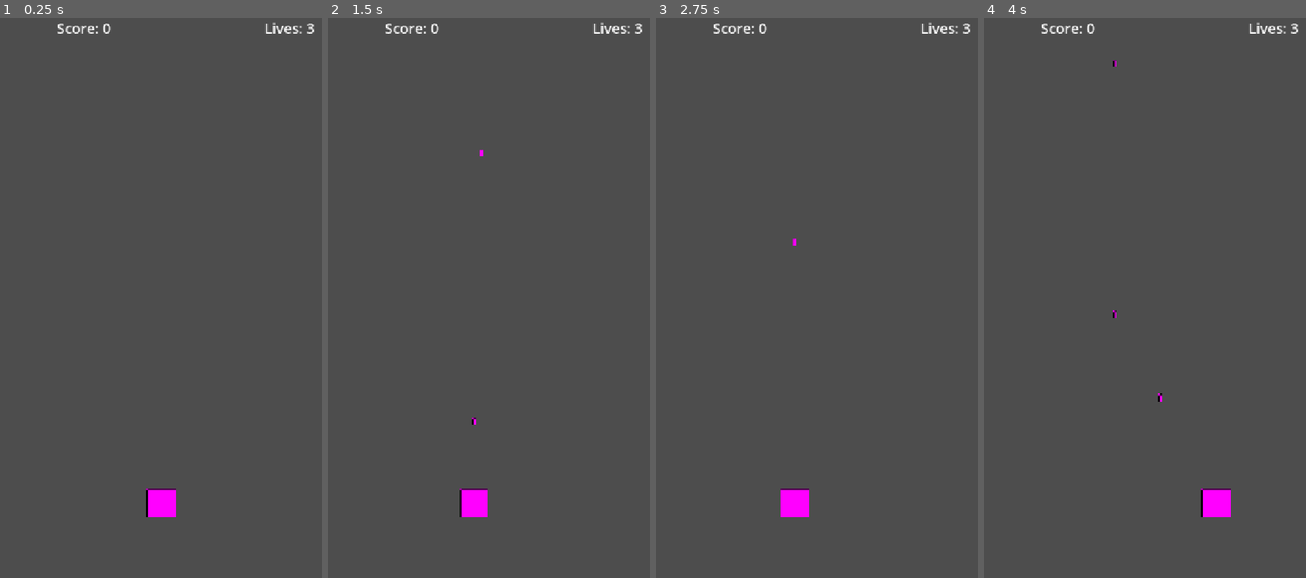
Above: before the commit, frames 1-4 (left to right).
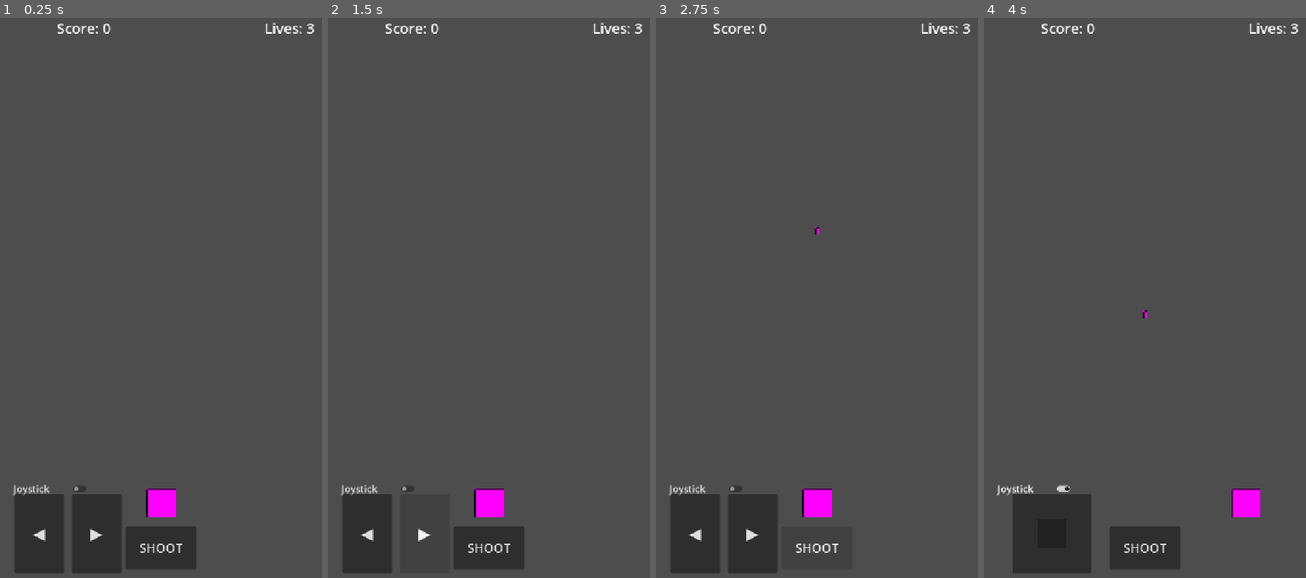
Above: after the commit, the same moments.

Repository: ahsan12345678910/Shooter
Game: Godot game, scene res://Main.tscn
The game is run twice, just before and just after one commit, with the same random seed, the same clock (stepped at 60 frames per second) and the same inputs.
Inputs (mouse positions are in pixels of both pictures, inside the frame that each line leads up to):
- Up to frame 1 (0.25 s): no input
- Up to frame 2 (1.5 s): click (366, 533) at 0.5 s, where only the run after the commit has a clickable "◀"; click (424, 533) at 1.25 s, where only the run after the commit has a clickable "▶"
- Up to frame 3 (2.75 s): click (817, 550) at 2 s, where only the run after the commit has a clickable "SHOOT"
- Up to frame 4 (4 s): click (1035, 488) at 2.75 s, where only the run after the commit has a clickable "Joystick"; tap Enter (ui_accept) at 3.5 s; move the mouse to (1215, 270) at 3.52 s; hold Right (ui_right) from 3.53 s (still down); hold Enter (ui_accept) from 3.53 s (still down); click (1215, 270) at 3.67 s

The runs differ from the first frame. In frame 1, 5.9% of the frame differs, in the area x 4-61%, y 83-99%; in frame 2, 4.4%; in frame 3, 5.2%; in frame 4, 6.2%, in the area x 4-86%, y 7-99%.

Commit message:
Mobile Controls

Diff:
--- a/MobileShooter/Main.tscn
+++ b/MobileShooter/Main.tscn
@@ -1,8 +1,9 @@
-[gd_scene load_steps=4 format=3 uid="uid://c8main01scene2d"]
+[gd_scene load_steps=5 format=3 uid="uid://c8main01scene2d"]
 
 [ext_resource type="Script" path="res://main.gd" id="1_main"]
 [ext_resource type="Script" path="res://enemy_spawner.gd" id="2_spawner"]
 [ext_resource type="PackedScene" uid="uid://bqx8player01scene" path="res://Player.tscn" id="3_player"]
+[ext_resource type="PackedScene" uid="uid://dmobilecontrols01" path="res://MobileControls.tscn" id="4_mobile_controls"]
 
 [node name="Main" type="Node2D"]
 script = ExtResource("1_main")
@@ -19,7 +20,10 @@
 
 [node name="UI" type="CanvasLayer" parent="."]
 
+[node name="MobileControls" parent="UI" instance=ExtResource("4_mobile_controls")]
+
 [node name="HUD" type="Control" parent="UI"]
+mouse_filter = 2
 layout_mode = 3
 anchors_preset = 10
 anchor_right = 1.0
--- /dev/null
+++ b/MobileShooter/MobileControls.tscn
@@ -0,0 +1,113 @@
+[gd_scene load_steps=3 format=3 uid="uid://dmobilecontrols01"]
+
+[ext_resource type="Script" path="res://mobile_controls.gd" id="1_controls"]
+[ext_resource type="Script" path="res://virtual_joystick.gd" id="2_joystick"]
+
+[node name="MobileControls" type="Control"]
+layout_mode = 3
+anchors_preset = 15
+anchor_right = 1.0
+anchor_bottom = 1.0
+grow_horizontal = 2
+grow_vertical = 2
+mouse_filter = 2
+script = ExtResource("1_controls")
+
+[node name="BottomBar" type="Control" parent="."]
+layout_mode = 1
+anchors_preset = 12
+anchor_top = 1.0
+anchor_right = 1.0
+anchor_bottom = 1.0
+offset_top = -240.0
+grow_horizontal = 2
+grow_vertical = 0
+
+[node name="LeftControls" type="Control" parent="BottomBar"]
+layout_mode = 1
+anchors_preset = 2
+anchor_top = 1.0
+anchor_bottom = 1.0
+offset_left = 24.0
+offset_top = -200.0
+offset_right = 280.0
+offset_bottom = -24.0
+grow_vertical = 0
+
+[node name="ButtonRow" type="HBoxContainer" parent="BottomBar/LeftControls"]
+layout_mode = 1
+anchors_preset = 15
+anchor_right = 1.0
+anchor_bottom = 1.0
+grow_horizontal = 2
+grow_vertical = 2
+theme_override_constants/separation = 16
+alignment = 1
+
+[node name="LeftButton" type="Button" parent="BottomBar/LeftControls/ButtonRow"]
+custom_minimum_size = Vector2(112, 112)
+layout_mode = 2
+theme_override_font_sizes/font_size = 36
+text = "◀"
+
+[node name="RightButton" type="Button" parent="BottomBar/LeftControls/ButtonRow"]
+custom_minimum_size = Vector2(112, 112)
+layout_mode = 2
+theme_override_font_sizes/font_size = 36
+text = "▶"
+
+[node name="VirtualJoystick" type="Control" parent="BottomBar/LeftControls"]
+visible = false
+layout_mode = 1
+anchors_preset = 15
+anchor_right = 1.0
+anchor_bottom = 1.0
+grow_horizontal = 2
+grow_vertical = 2
+script = ExtResource("2_joystick")
+
+[node name="Base" type="Panel" parent="BottomBar/LeftControls/VirtualJoystick"]
+layout_mode = 1
+anchors_preset = 8
+anchor_left = 0.5
+anchor_top = 0.5
+anchor_right = 0.5
+anchor_bottom = 0.5
+offset_left = -88.0
+offset_top = -88.0
+offset_right = 88.0
+offset_bottom = 88.0
+grow_horizontal = 2
+grow_vertical = 2
+
+[node name="Knob" type="Panel" parent="BottomBar/LeftControls/VirtualJoystick/Base"]
+layout_mode = 0
+offset_left = 56.0
+offset_top = 56.0
+offset_right = 120.0
+offset_bottom = 120.0
+
+[node name="ShootButton" type="Button" parent="BottomBar"]
+layout_mode = 1
+anchors_preset = 7
+anchor_left = 0.5
+anchor_top = 1.0
+anchor_right = 0.5
+anchor_bottom = 1.0
+offset_left = -80.0
+offset_top = -128.0
+offset_right = 80.0
+offset_bottom = -32.0
+grow_horizontal = 2
+grow_vertical = 0
+theme_override_font_sizes/font_size = 28
+text = "SHOOT"
+
+[node name="JoystickToggle" type="CheckButton" parent="BottomBar"]
+layout_mode = 0
+offset_left = 24.0
+offset_top = 8.0
+offset_right = 200.0
+offset_bottom = 48.0
+theme_override_font_sizes/font_size = 22
+text = "Joystick"
--- /dev/null
+++ b/MobileShooter/mobile_controls.gd
@@ -0,0 +1,124 @@
+extends Control
+
+signal shoot_requested
+
+@export var use_joystick: bool = false
+
+var movement_direction: float = 0.0
+
+@onready var _button_row: HBoxContainer = $BottomBar/LeftControls/ButtonRow
+@onready var _virtual_joystick: Control = $BottomBar/LeftControls/VirtualJoystick
+@onready var _left_button: Button = $BottomBar/LeftControls/ButtonRow/LeftButton
+@onready var _right_button: Button = $BottomBar/LeftControls/ButtonRow/RightButton
+@onready var _shoot_button: Button = $BottomBar/ShootButton
+@onready var _joystick_toggle: CheckButton = $BottomBar/JoystickToggle
+
+var _left_held: bool = false
+var _right_held: bool = false
+
+
+func _ready() -> void:
+	add_to_group("mobile_controls")
+	mouse_filter = Control.MOUSE_FILTER_IGNORE
+
+	_left_button.focus_mode = Control.FOCUS_NONE
+	_right_button.focus_mode = Control.FOCUS_NONE
+	_shoot_button.focus_mode = Control.FOCUS_NONE
+	_joystick_toggle.focus_mode = Control.FOCUS_NONE
+
+	_left_button.button_down.connect(_on_left_down)
+	_left_button.button_up.connect(_on_left_up)
+	_right_button.button_down.connect(_on_right_down)
+	_right_button.button_up.connect(_on_right_up)
+	_shoot_button.button_down.connect(_on_shoot_pressed)
+	_virtual_joystick.value_changed.connect(_on_joystick_changed)
+	_joystick_toggle.toggled.connect(_on_joystick_toggled)
+
+	GameManager.game_over.connect(_on_game_over)
+
+	_joystick_toggle.button_pressed = use_joystick
+	_apply_control_mode()
+	_update_button_direction()
+
+
+func _process(_delta: float) -> void:
+	if GameManager.is_game_over:
+		movement_direction = 0.0
+		return
+
+	if use_joystick:
+		movement_direction = _virtual_joystick.output.x
+	else:
+		_update_button_direction()
+
+
+func get_movement_direction() -> float:
+	return movement_direction
+
+
+func _apply_control_mode() -> void:
+	_button_row.visible = not use_joystick
+	_virtual_joystick.visible = use_joystick
+	movement_direction = 0.0
+	_left_held = false
+	_right_held = false
+	if _virtual_joystick.has_method("reset"):
+		_virtual_joystick.reset()
+
+
+func _on_joystick_toggled(enabled: bool) -> void:
+	use_joystick = enabled
+	_apply_control_mode()
+
+
+func _on_left_down() -> void:
+	_left_held = true
+	_update_button_direction()
+
+
+func _on_left_up() -> void:
+	_left_held = false
+	_update_button_direction()
+
+
+func _on_right_down() -> void:
+	_right_held = true
+	_update_button_direction()
+
+
+func _on_right_up() -> void:
+	_right_held = false
+	_update_button_direction()
+
+
+func _update_button_direction() -> void:
+	var direction := 0.0
+	if _left_held:
+		direction -= 1.0
+	if _right_held:
+		direction += 1.0
+	movement_direction = direction
+
+
+func _on_joystick_changed(_vector: Vector2) -> void:
+	if use_joystick:
+		movement_direction = _virtual_joystick.output.x
+
+
+func _on_shoot_pressed() -> void:
+	if GameManager.is_game_over:
+		return
+	shoot_requested.emit()
+
+
+func _on_game_over() -> void:
+	movement_direction = 0.0
+	_set_controls_enabled(false)
+
+
+func _set_controls_enabled(enabled: bool) -> void:
+	_left_button.disabled = not enabled
+	_right_button.disabled = not enabled
+	_shoot_button.disabled = not enabled
+	_joystick_toggle.disabled = not enabled
+	_virtual_joystick.mouse_filter = Control.MOUSE_FILTER_STOP if enabled else Control.MOUSE_FILTER_IGNORE
--- a/MobileShooter/player.gd
+++ b/MobileShooter/player.gd
@@ -5,16 +5,18 @@
 @export var speed: float = 500.0
 @export var margin: float = 32.0
 @export var shoot_cooldown: float = 0.2
-@export var tap_max_duration: float = 0.25
-@export var tap_max_distance: float = 20.0
 @export var bullet_spawn_offset: Vector2 = Vector2(0, -36)
+@export var shoot_vibrate_ms: int = 40
 
-var _touch_direction: float = 0.0
-var _pointer_active: bool = false
 var _shoot_cooldown_left: float = 0.0
-var _touch_start_pos: Vector2 = Vector2.ZERO
-var _touch_start_time: float = 0.0
-var _touch_moved: bool = false
+var _mobile_controls: Node = null
+
+
+func _ready() -> void:
+	await get_tree().process_frame
+	_mobile_controls = get_tree().get_first_node_in_group("mobile_controls")
+	if _mobile_controls and _mobile_controls.has_signal("shoot_requested"):
+		_mobile_controls.shoot_requested.connect(shoot)
 
 
 func _process(delta: float) -> void:
@@ -24,77 +26,22 @@
 func _physics_process(_delta: float) -> void:
 	if GameManager.is_game_over:
 		return
-	var direction := _touch_direction if _pointer_active else _get_keyboard_direction()
+
+	var direction := _get_movement_direction()
 	velocity.x = direction * speed
 	velocity.y = 0.0
 	move_and_slide()
 	_clamp_to_screen()
 
 
-func _input(event: InputEvent) -> void:
+func _unhandled_input(event: InputEvent) -> void:
 	if GameManager.is_game_over:
 		return
-	if event is InputEventScreenTouch:
-		_handle_screen_touch(event as InputEventScreenTouch)
-	elif event is InputEventScreenDrag:
-		_handle_screen_drag(event as InputEventScreenDrag)
-	elif event is InputEventMouseButton:
-		_handle_mouse_button(event as InputEventMouseButton)
-	elif event is InputEventMouseMotion and _pointer_active:
-		_handle_mouse_motion(event as InputEventMouseMotion)
-	elif event.is_action_pressed("ui_accept"):
-		_try_shoot()
+	if event.is_action_pressed("ui_accept"):
+		shoot()
 
 
-func _handle_screen_touch(touch: InputEventScreenTouch) -> void:
-	if touch.pressed:
-		_touch_start_pos = touch.position
-		_touch_start_time = Time.get_ticks_msec() / 1000.0
-		_touch_moved = false
-		_pointer_active = true
-		_touch_direction = _direction_from_screen_x(touch.position.x)
-	else:
-		_try_shoot_on_tap(touch.position)
-		_pointer_active = false
-		_touch_direction = 0.0
-
-
-func _handle_screen_drag(drag: InputEventScreenDrag) -> void:
-	_touch_moved = true
-	_touch_direction = _direction_from_screen_x(drag.position.x)
-
-
-func _handle_mouse_button(mouse: InputEventMouseButton) -> void:
-	if mouse.button_index != MOUSE_BUTTON_LEFT:
-		return
-
-	if mouse.pressed:
-		_touch_start_pos = mouse.position
-		_touch_start_time = Time.get_ticks_msec() / 1000.0
-		_touch_moved = false
-		_pointer_active = true
-		_touch_direction = _direction_from_screen_x(mouse.position.x)
-	else:
-		_try_shoot_on_tap(mouse.position)
-		_pointer_active = false
-		_touch_direction = 0.0
-
-
-func _handle_mouse_motion(motion: InputEventMouseMotion) -> void:
-	if motion.position.distance_to(_touch_start_pos) > tap_max_distance:
-		_touch_moved = true
-	_touch_direction = _direction_from_screen_x(motion.position.x)
-
-
-func _try_shoot_on_tap(release_pos: Vector2) -> void:
-	var duration := Time.get_ticks_msec() / 1000.0 - _touch_start_time
-	var distance := release_pos.distance_to(_touch_start_pos)
-	if _touch_moved or duration > tap_max_duration or distance > tap_max_distance:
-		return
-	_try_shoot()
-
-
-func _try_shoot() -> void:
+func shoot() -> void:
 	if GameManager.is_game_over or _shoot_cooldown_left > 0.0:
 		return
 
@@ -107,11 +54,15 @@
 
 	bullet.global_position = global_position + bullet_spawn_offset
 	_shoot_cooldown_left = shoot_cooldown
+	_vibrate_shoot()
 
 
-func _direction_from_screen_x(screen_x: float) -> float:
-	var half_width := get_viewport().get_visible_rect().size.x * 0.5
-	return -1.0 if screen_x < half_width else 1.0
+func _get_movement_direction() -> float:
+	if _mobile_controls and _mobile_controls.has_method("get_movement_direction"):
+		var ui_direction: float = _mobile_controls.get_movement_direction()
+		if ui_direction != 0.0:
+			return ui_direction
+	return _get_keyboard_direction()
 
 
 func _get_keyboard_direction() -> float:
@@ -122,6 +73,12 @@
 	return 0.0
 
 
+func _vibrate_shoot() -> void:
+	if not (OS.has_feature("mobile") or OS.has_feature("Android") or OS.has_feature("iOS")):
+		return
+	Input.vibrate_handheld(shoot_vibrate_ms)
+
+
 func _clamp_to_screen() -> void:
 	var viewport_size := get_viewport().get_visible_rect().size
 	position.x = clampf(position.x, margin, viewport_size.x - margin)
--- /dev/null
+++ b/MobileShooter/virtual_joystick.gd
@@ -0,0 +1,93 @@
+extends Control
+
+signal value_changed(vector: Vector2)
+
+@export var max_distance: float = 72.0
+@export var deadzone: float = 0.12
+
+@onready var _knob: Control = $Base/Knob
+
+var output: Vector2 = Vector2.ZERO
+
+var _center: Vector2 = Vector2.ZERO
+var _pointer_active: bool = false
+
+
+func _ready() -> void:
+	await get_tree().process_frame
+	_center = $Base.size * 0.5
+	_reset_knob()
+
+
+func reset() -> void:
+	_release()
+
+
+func _gui_input(event: InputEvent) -> void:
+	if GameManager.is_game_over:
+		return
+
+	if event is InputEventScreenTouch:
+		_handle_touch(event as InputEventScreenTouch)
+	elif event is InputEventScreenDrag:
+		_handle_drag(event as InputEventScreenDrag)
+	elif event is InputEventMouseButton:
+		_handle_mouse_button(event as InputEventMouseButton)
+	elif event is InputEventMouseMotion:
+		_handle_mouse_motion(event as InputEventMouseMotion)
+
+
+func _handle_touch(touch: InputEventScreenTouch) -> void:
+	if touch.pressed:
+		_pointer_active = true
+		_update_from_local_pos(touch.position)
+	else:
+		_release()
+
+
+func _handle_drag(drag: InputEventScreenDrag) -> void:
+	if _pointer_active:
+		_update_from_local_pos(drag.position)
+
+
+func _handle_mouse_button(mouse: InputEventMouseButton) -> void:
+	if mouse.button_index != MOUSE_BUTTON_LEFT:
+		return
+	if mouse.pressed:
+		_pointer_active = true
+		_update_from_local_pos(mouse.position)
+	else:
+		_release()
+
+
+func _handle_mouse_motion(motion: InputEventMouseMotion) -> void:
+	if _pointer_active:
+		_update_from_local_pos(motion.position)
+
+
+func _update_from_local_pos(local_pos: Vector2) -> void:
+	var offset := local_pos - _center
+	if offset.length() > max_distance:
+		offset = offset.normalized() * max_distance
+
+	_knob.position = _center + offset - _knob.size * 0.5
+	output = offset / max_distance if max_distance > 0.0 else Vector2.ZERO
+
+	if output.length() < deadzone:
+		output = Vector2.ZERO
+	else:
+		var strength := (output.length() - deadzone) / (1.0 - deadzone)
+		output = output.normalized() * strength
+
+	value_changed.emit(output)
+
+
+func _release() -> void:
+	_pointer_active = false
+	output = Vector2.ZERO
+	_reset_knob()
+	value_changed.emit(output)
+
+
+func _reset_knob() -> void:
+	_knob.position = _center - _knob.size * 0.5
